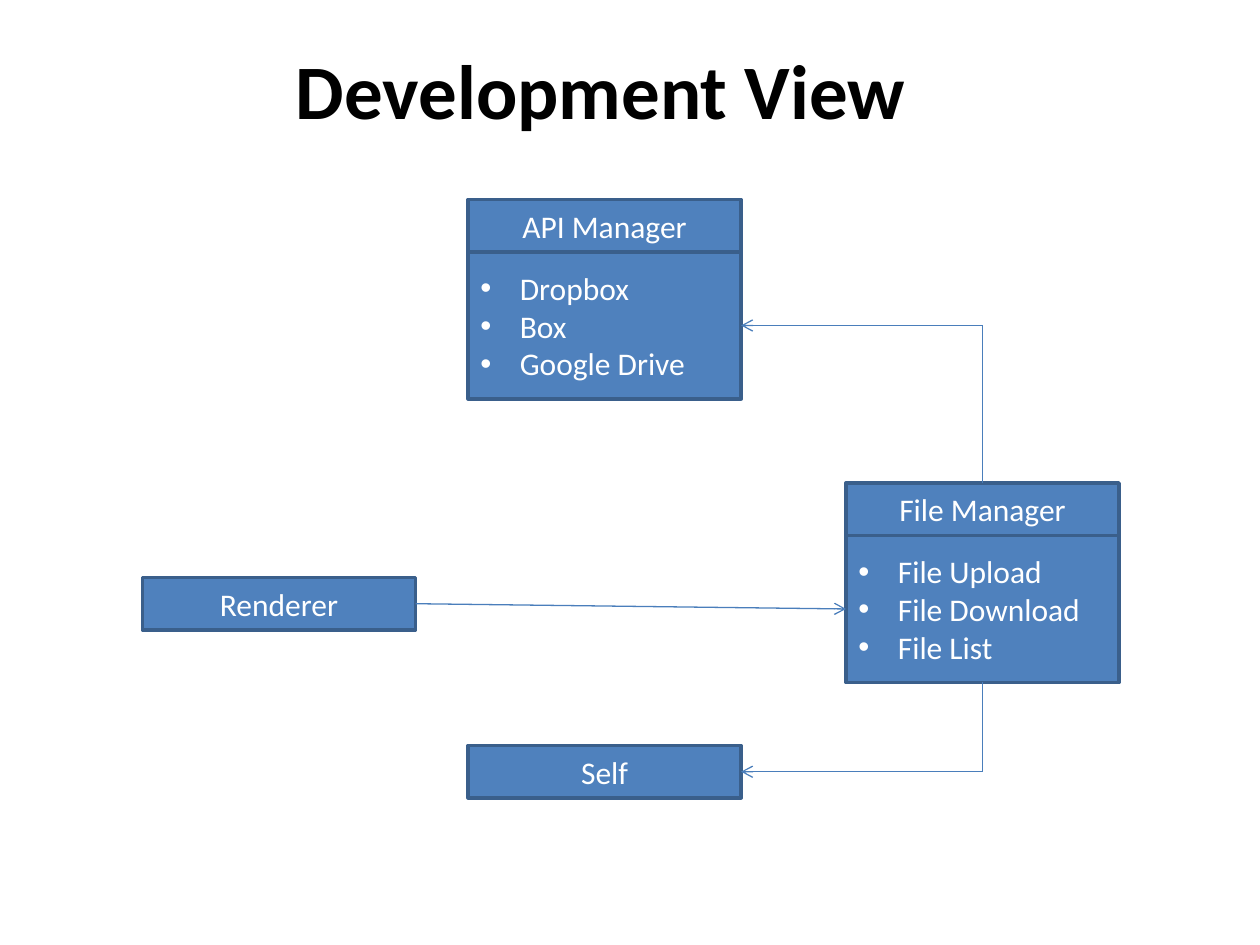
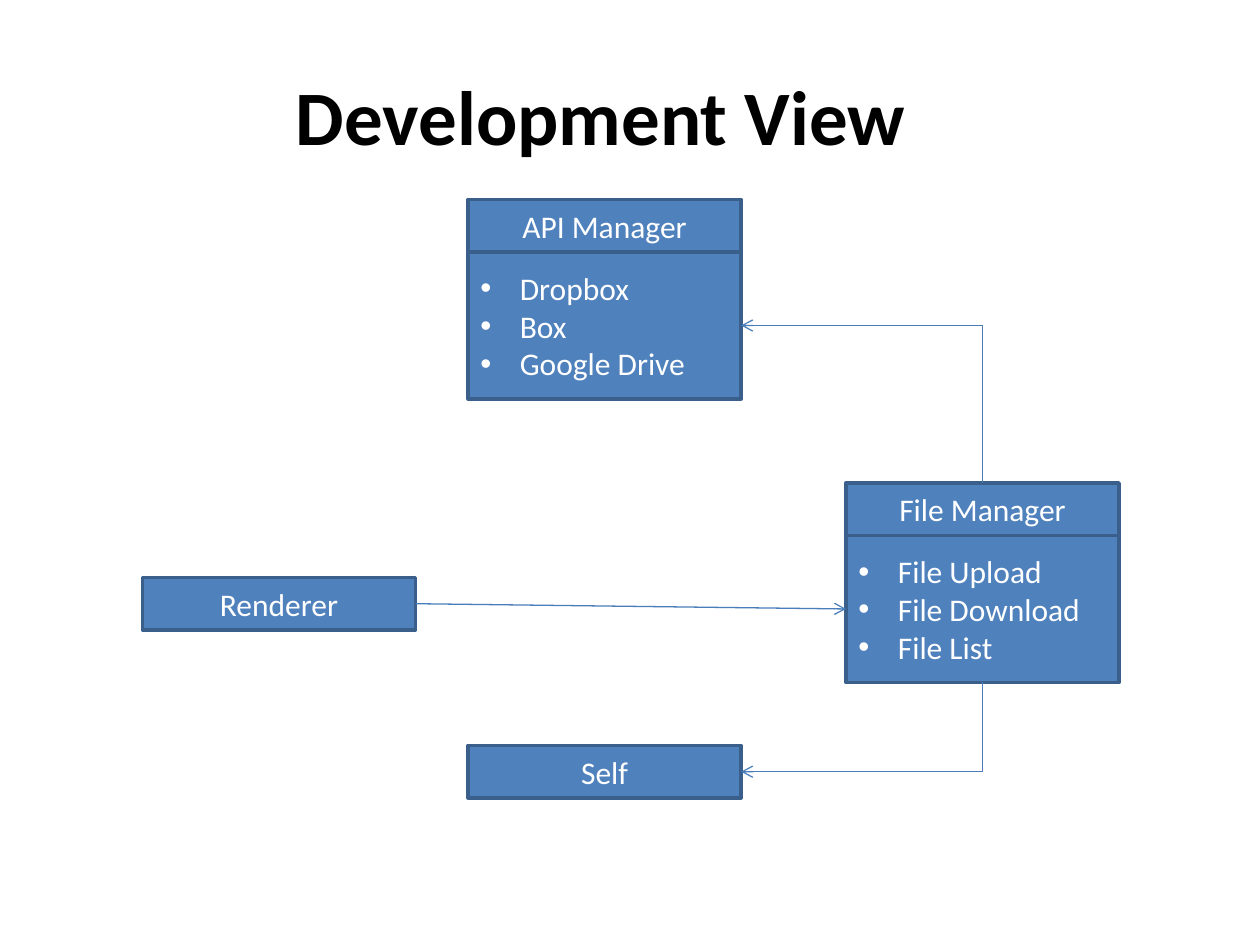
Before and after one commit to pankajprateek/easyCloud, a slide deck: slide 9 of Midterm Presentation/presentation_cs455.pptx (slide 8 before the commit). Drawn at 1260x945 pixels with LibreOffice and Linux fonts; fonts in the diff are those of the drawing. Boxes give left, top, right and bottom in pixels: in the first picture for what was removed or moved away, otherwise in the second. Text is boxed around its words. In the diff, an @@ line names an element or a change of style, - is before the commit and + after.

```diff
--- a/Midterm Presentation/presentation_cs455.pptx
+++ b/Midterm Presentation/presentation_cs455.pptx
@@ text "Development View": place and size @@
-text "Development View" at (296, 65, 905, 131)
+text "Development View" at (296, 91, 905, 157)
```
Also in this commit, not shown: 4 other slides changed, 1 other file.
